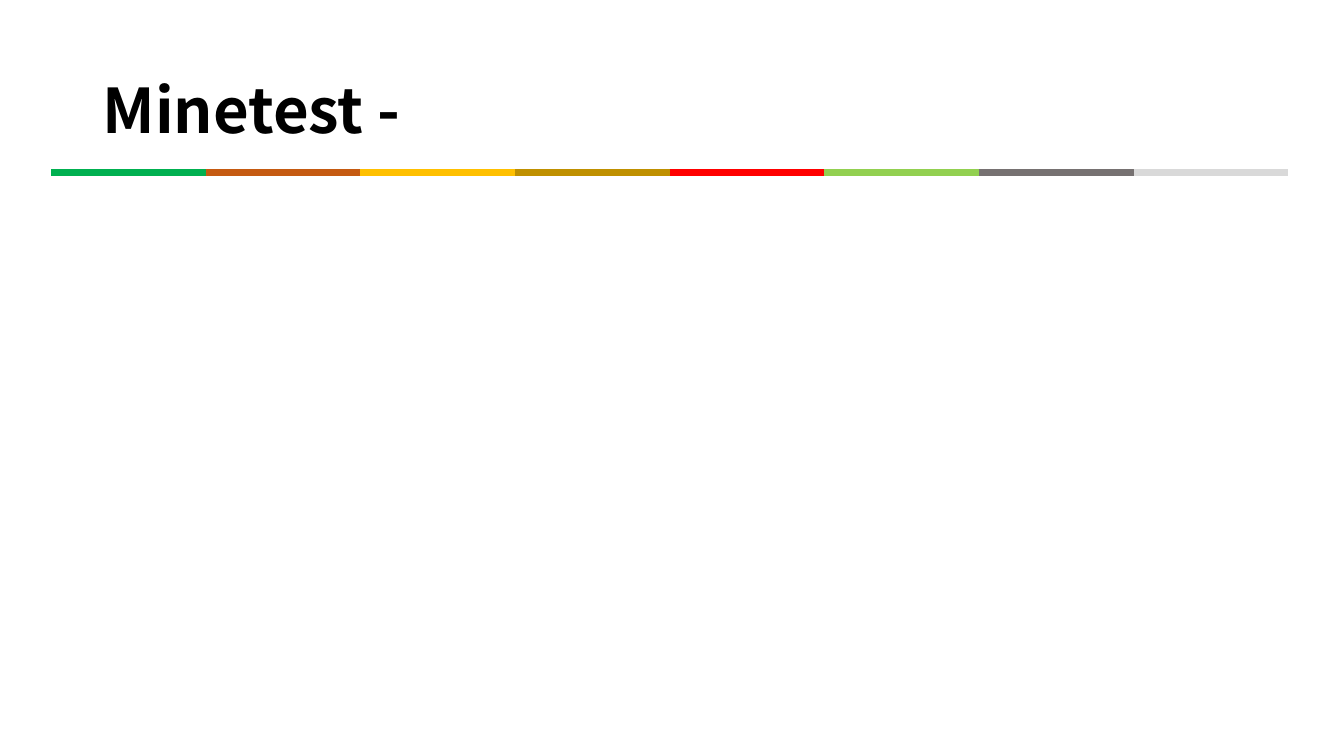
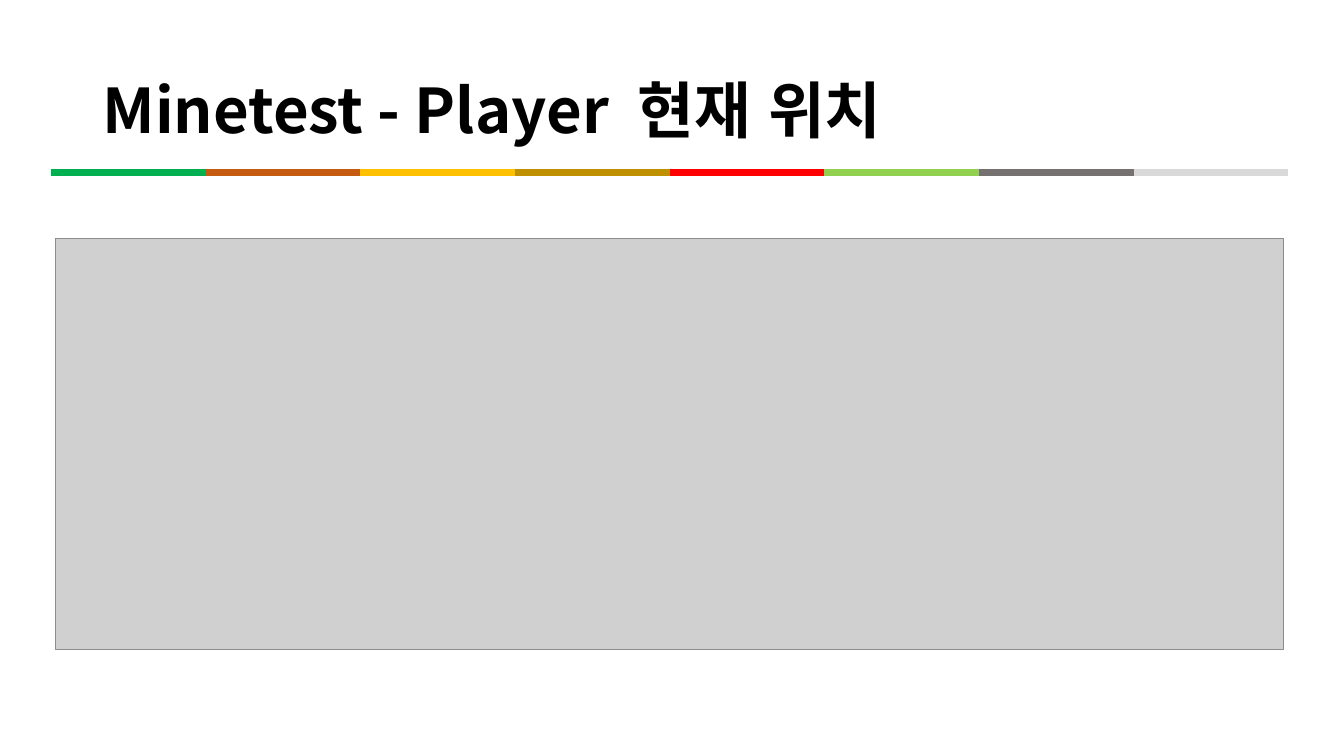
Before and after one commit to kig2929kig/minetest, a slide deck: slide 17 of Minetest와 함께하는 프로그래밍 입문.pptx. Drawn at 1344x756 pixels with LibreOffice and Linux fonts; fonts in the diff are those of the drawing; grey boxes stand for pictures. Boxes give left, top, right and bottom in pixels: in the first picture for what was removed or moved away, otherwise in the second. Text is boxed around its words. In the diff, an @@ line names an element or a change of style, - is before the commit and + after.

```diff
--- a/Minetest와 함께하는 프로그래밍 입문.pptx
+++ b/Minetest와 함께하는 프로그래밍 입문.pptx
@@ title at bbox=[102, 81, 881, 147]: text changed @@
-Minetest -
+Minetest - Player 현재 위치
@@ picture added at bbox=[55, 239, 1284, 650] @@
```
